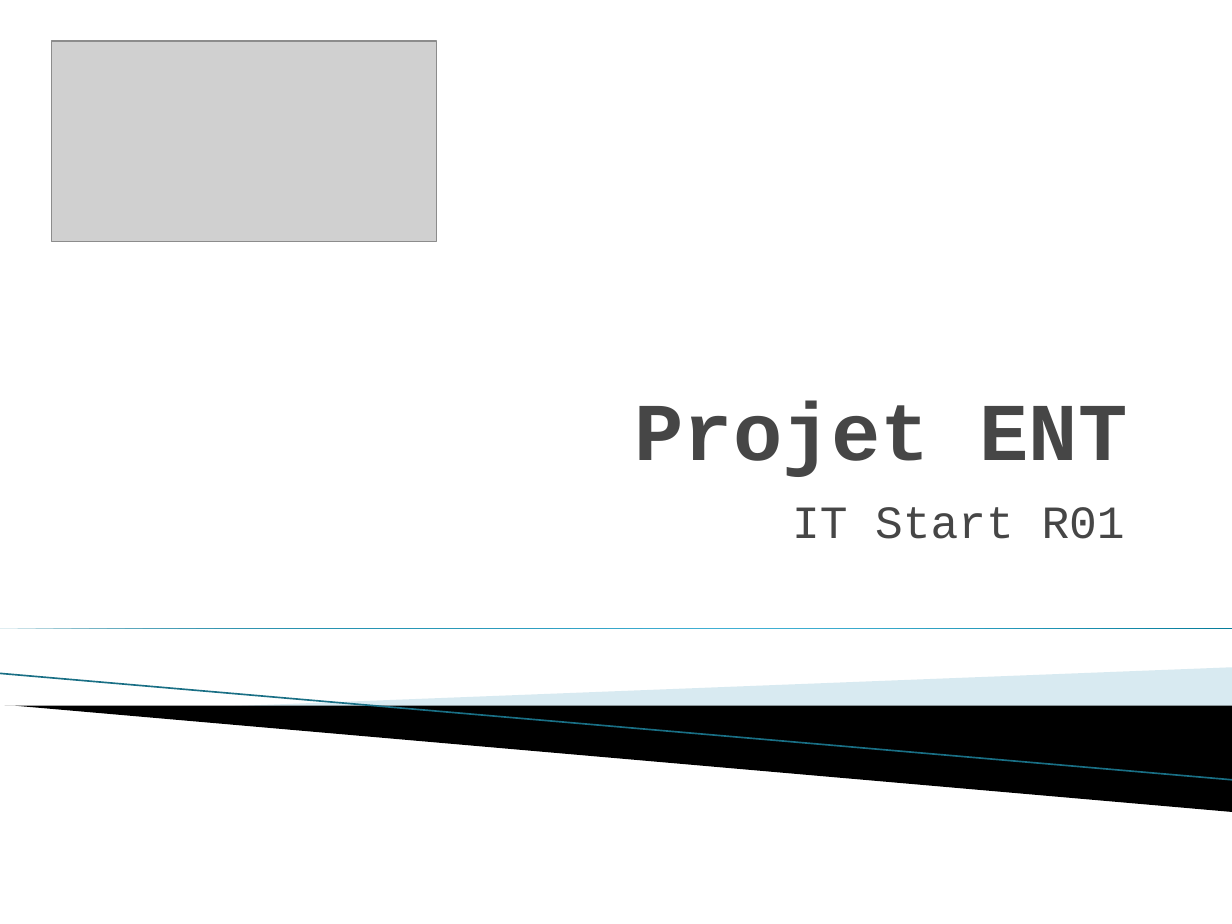
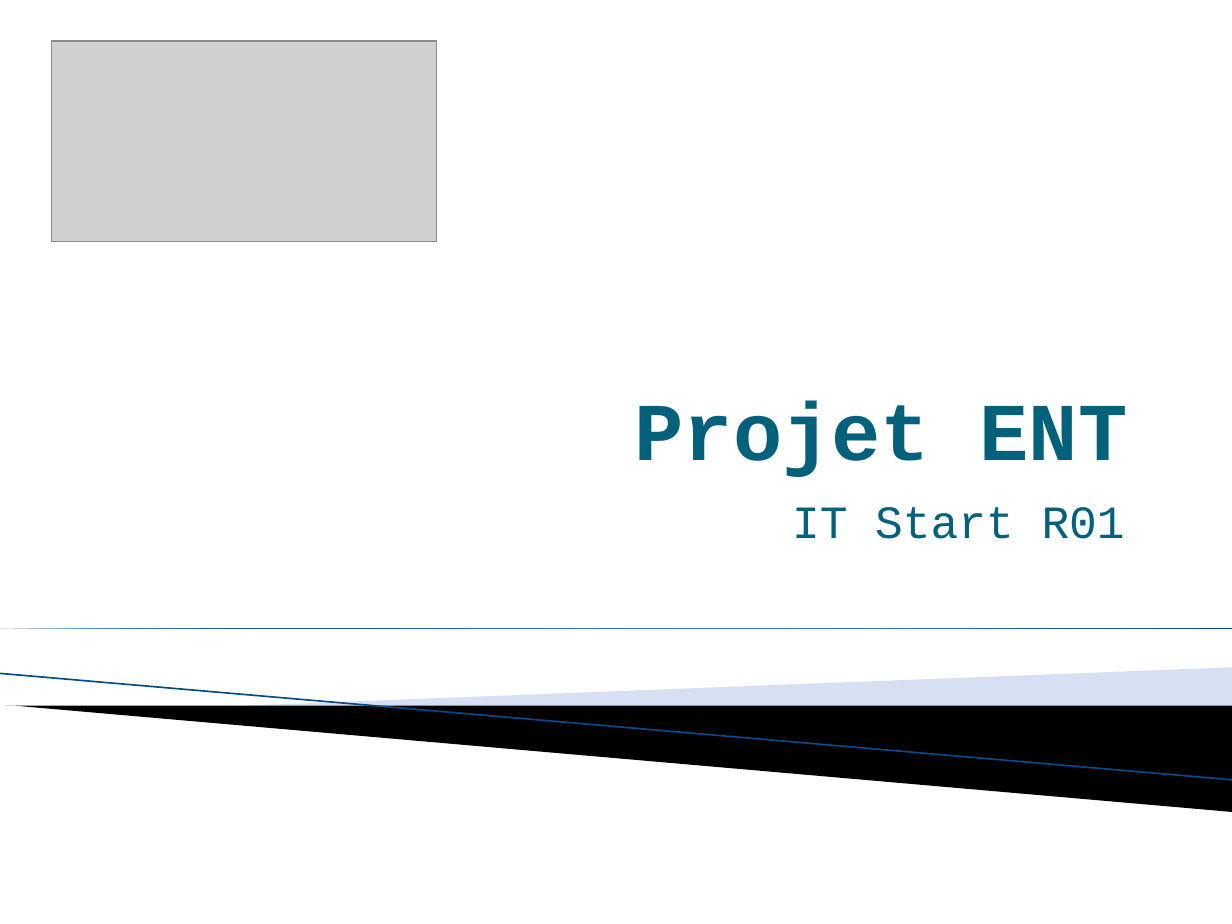
Before and after one commit to imie-source/ENT-IMIE, a slide deck: slide 1 of doc/Projet ENT.pptx. Drawn at 1232x924 pixels with LibreOffice and Linux fonts; fonts in the diff are those of the drawing; grey boxes stand for pictures; background and template pictures are left out. Boxes give left, top, right and bottom in pixels: in the first picture for what was removed or moved away, otherwise in the second. Text is boxed around its words. In the diff, an @@ line names an element or a change of style, - is before the commit and + after.

```diff
--- a/doc/Projet ENT.pptx
+++ b/doc/Projet ENT.pptx
@@ title "Projet ENT" at (x1=635, y1=401, x2=1127, y2=477): text colour #464646 to #04617B @@
@@ subtitle "IT Start R01" at (x1=792, y1=507, x2=1125, y2=539): text colour #464646 to #04617B @@
@@ right triangle at (x1=0, y1=628, x2=1232, y2=628): fill gradient #007896 to #4CBBDF to gradient #004787 to #4380E8 @@
@@ line (0, 674) - (1232, 780): stroke #97C5D8 0.95 pt to #94ABDC 0.95 pt @@
@@ freeform shape at (x1=228, y1=668, x2=1232, y2=733): fill #A0CBDC at 40% opacity to #9DB2E1 at 40% opacity @@
```
Also in this commit, not shown: 3 other slides changed, 3 slides added, 3 slides removed.
